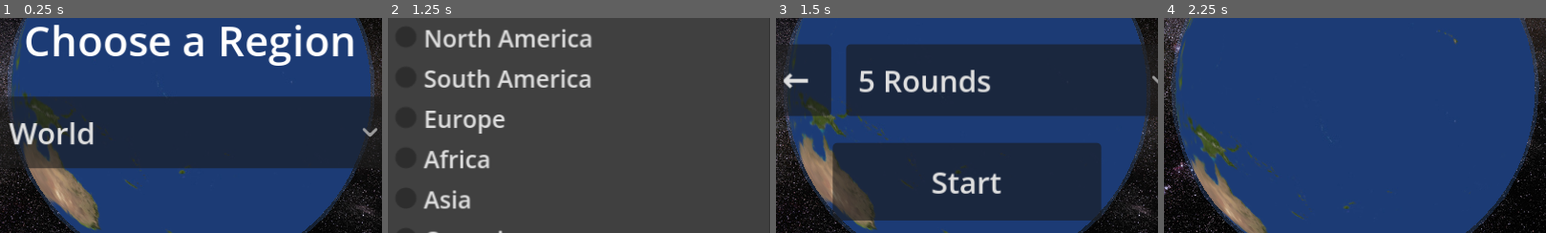
Above: before the commit, frames 1-4 (left to right).
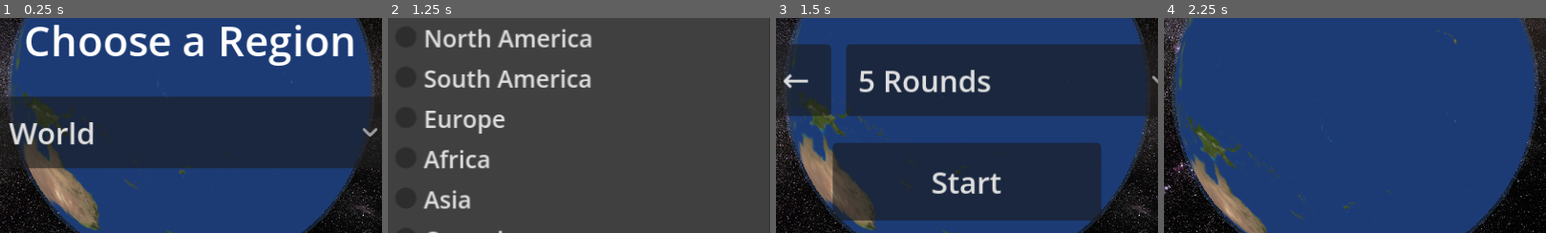
Above: after the commit, the same moments.

Repository: ahetawal-p/geotap
Game: Godot game, scene res://scenes/main.tscn
Same seed, same stepped clock (60 frames per second), same inputs: the game is played once before the commit and once after it.
Inputs:
- Up to frame 1 (0.25 s): no input
- Up to frame 2 (1.25 s): click "World" at 0.5 s
- Up to frame 3 (1.5 s): click "World" at 1.25 s
- Up to frame 4 (2.25 s): click "Start" at 2 s
The pictures show only the part of the screen within x 25-75%, y 33-83%; the shares and areas given below are measured in that part.

Frames 1-2 are identical in both runs. In frame 3, 0.1% of the frame differs, in the area x 2-9%, y 25-32%; in frame 4, nothing differs.

Commit message:
fix back button

Diff:
--- a/ui/hud.tscn
+++ b/ui/hud.tscn
@@ -118,6 +118,7 @@
 [node name="BackButton" type="Button" parent="Root/RoundPicker/RoundRow"]
 custom_minimum_size = Vector2(48, 48)
 text = "←"
+theme_override_fonts/font = ExtResource("2_dejavu")
 theme_override_font_sizes/font_size = 22
 
 [node name="RoundsDropdown" type="OptionButton" parent="Root/RoundPicker/RoundRow"]
Binary file changed: docs/index.icon.png
Not shown, changed: docs/index.html
Not shown, changed: docs/index.pck
